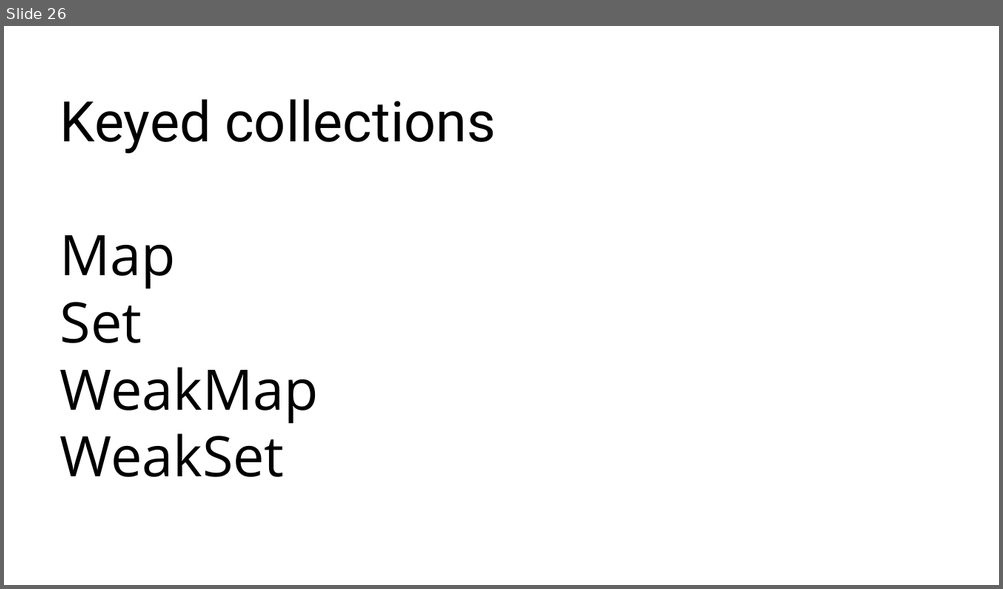
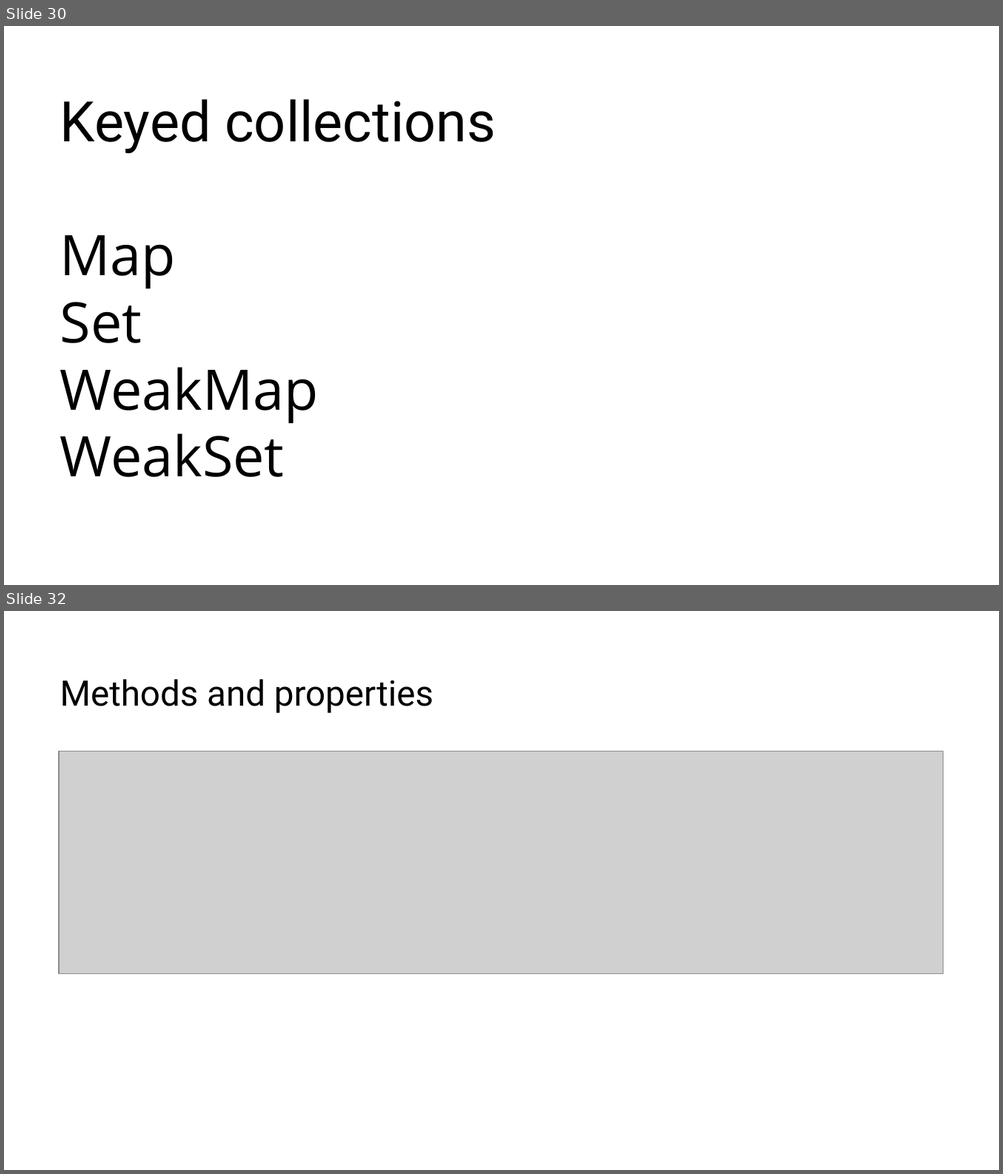
Before and after one commit to RostyslavSynenko/Lv-469.NodeJS, a slide deck: presentations/Built-in Collections.pptx. Shown one above the other, each under a label of ours: slide 26 before the commit, slides 30 and 32 after it; the slides between them are not shown. The pictures are 1003x589 and 1003x1174 pixels, drawn with LibreOffice and Linux fonts; fonts in the diff are those of the drawing; grey boxes stand for pictures; background and template pictures are left out. Boxes give left, top, right and bottom in pixels: in the first picture for what was removed or moved away, otherwise in the second. Text is boxed around its words. In the diff, an @@ line names an element or a change of style, - is before the commit and + after.

```diff
--- a/presentations/Built-in Collections.pptx
+++ b/presentations/Built-in Collections.pptx
@@ slide 32 added at [4,611,999,1170], background #FFFFFF @@
@@ title added at [60,679,433,713], 34 pt, text #000000 @@
+Methods and properties
@@ picture added at [59,752,942,974] @@
@@ what was slide 26 is now slide 30 @@
```
Also in this commit, not shown: 4 slides changed, 13 other slides added, 1 slide removed.
